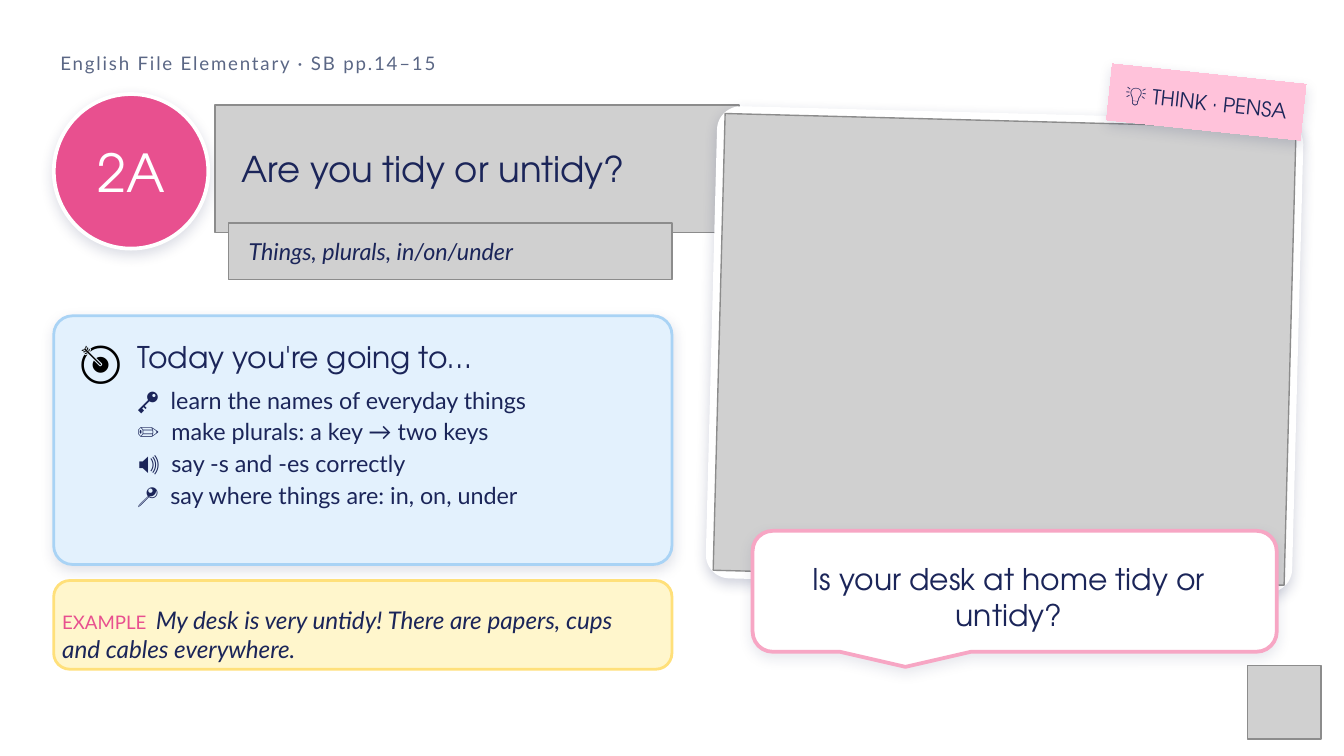
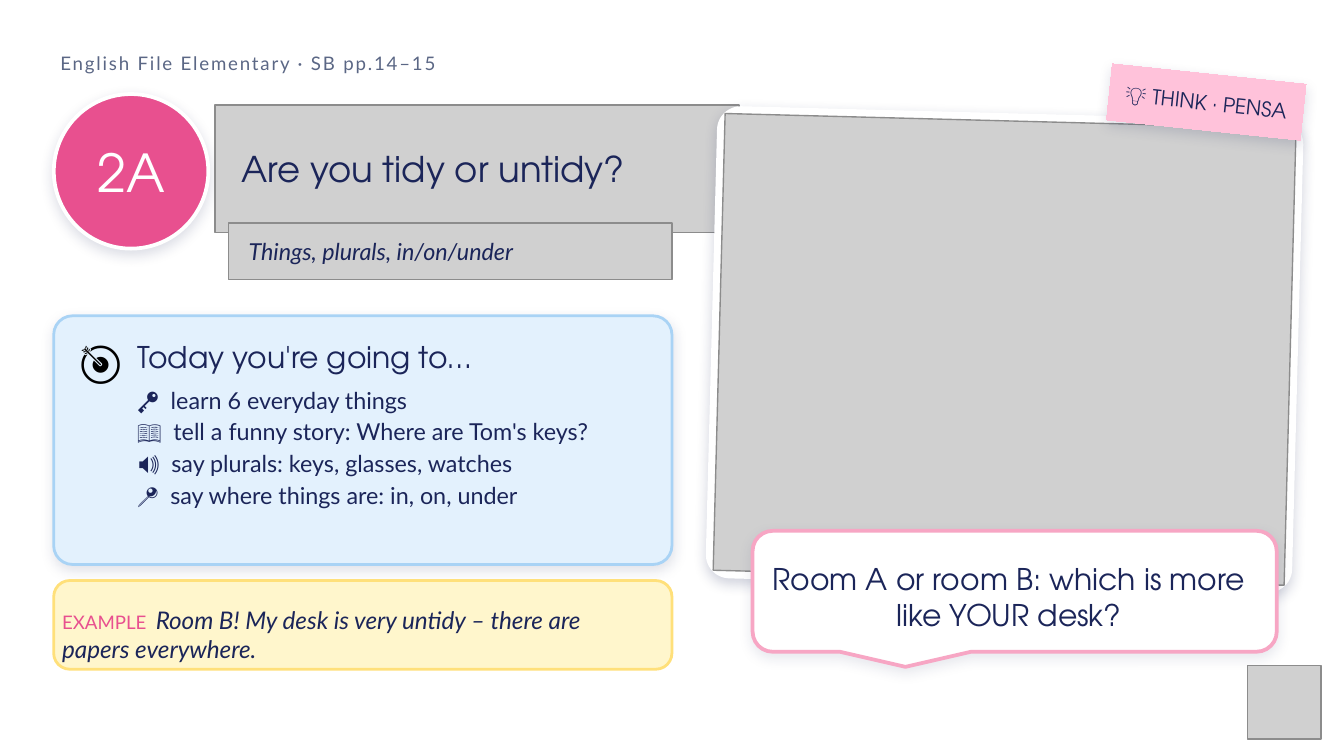
Before and after one commit to londonlanguageschool/Bagheria-, a slide deck: slide 1 of materials/EFE/EFE_2A_Tidy_or_untidy.pptx. Drawn at 1344x756 pixels with LibreOffice and Linux fonts; fonts in the diff are those of the drawing; grey boxes stand for pictures; background and template pictures are left out. Boxes give left, top, right and bottom in pixels: in the first picture for what was removed or moved away, otherwise in the second. Text is boxed around its words. In the diff, an @@ line names an element or a change of style, - is before the commit and + after.

```diff
--- a/materials/EFE/EFE_2A_Tidy_or_untidy.pptx
+++ b/materials/EFE/EFE_2A_Tidy_or_untidy.pptx
@@ text at box(171, 392, 588, 477): text changed @@
-🔑 learn the names of everyday things
-✏️ make plurals: a key → two keys
-🔊 say -s and -es correctly
+🔑 learn 6 everyday things
+📖 tell a funny story: Where are Tom's keys?
+🔊 say plurals: keys, glasses, watches
@@ text in rounded speech box at box(773, 568, 1245, 627): text changed @@
-Is your desk at home tidy or untidy?
+Room A or room B: which is more like YOUR desk?
@@ text in rounded rectangle at box(62, 611, 581, 662): text changed @@
-EXAMPLE My desk is very untidy! There are papers, cups and cables everywhere.
+EXAMPLE Room B! My desk is very untidy – there are papers everywhere.
```
Also in this commit, not shown: 11 other slides changed, 5 slides added, 3 slides removed, 2 other files.
